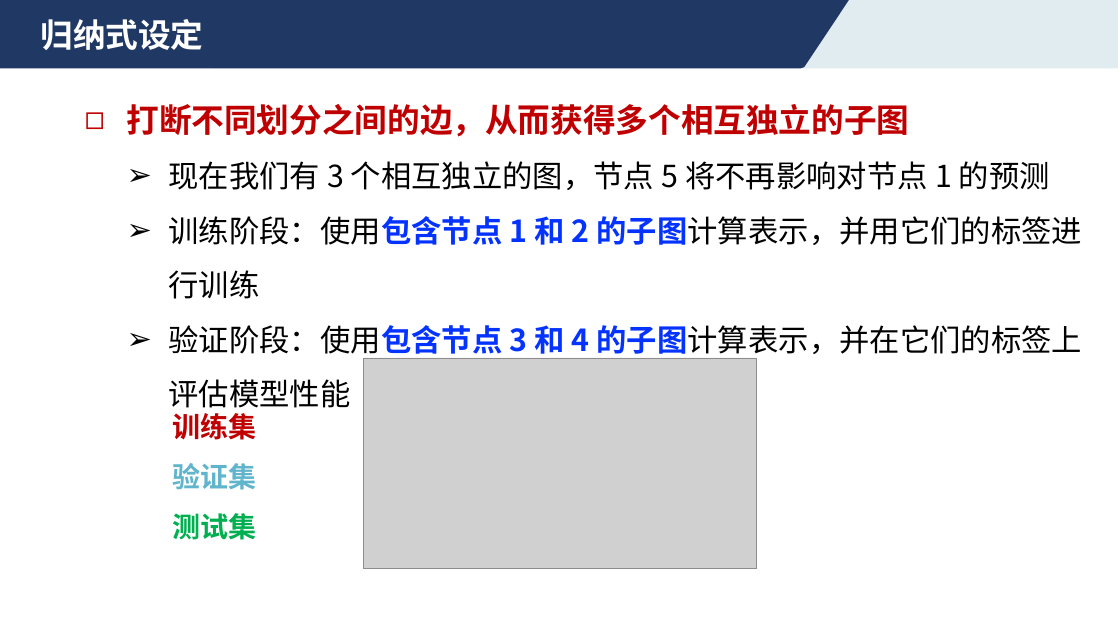
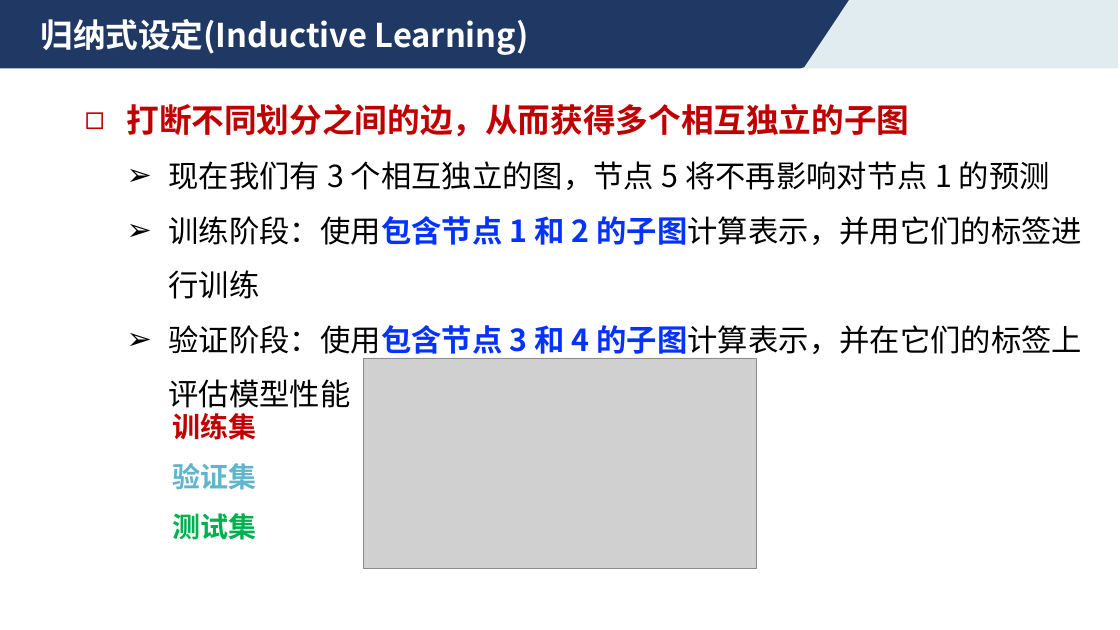
Before and after one commit to ustc-aicourse/ustc-aicourse.github.io, a slide deck: slide 38 of course-materials/theory/2026-10-12/4.4 图神经网络.pptx (slide 35 before the commit). Drawn at 1120x630 pixels with LibreOffice and Linux fonts; fonts in the diff are those of the drawing; grey boxes stand for pictures. Boxes give left, top, right and bottom in pixels: in the first picture for what was removed or moved away, otherwise in the second. Text is boxed around its words. In the diff, an @@ line names an element or a change of style, - is before the commit and + after.

```diff
--- a/course-materials/theory/2026-10-12/4.4 图神经网络.pptx
+++ b/course-materials/theory/2026-10-12/4.4 图神经网络.pptx
@@ text at <box>40,19,529,55</box>: text changed @@
-归纳式设定
+归纳式设定(Inductive Learning)
```
Also in this commit, not shown: 1 other slide changed, 5 slides added, 2 other files.
